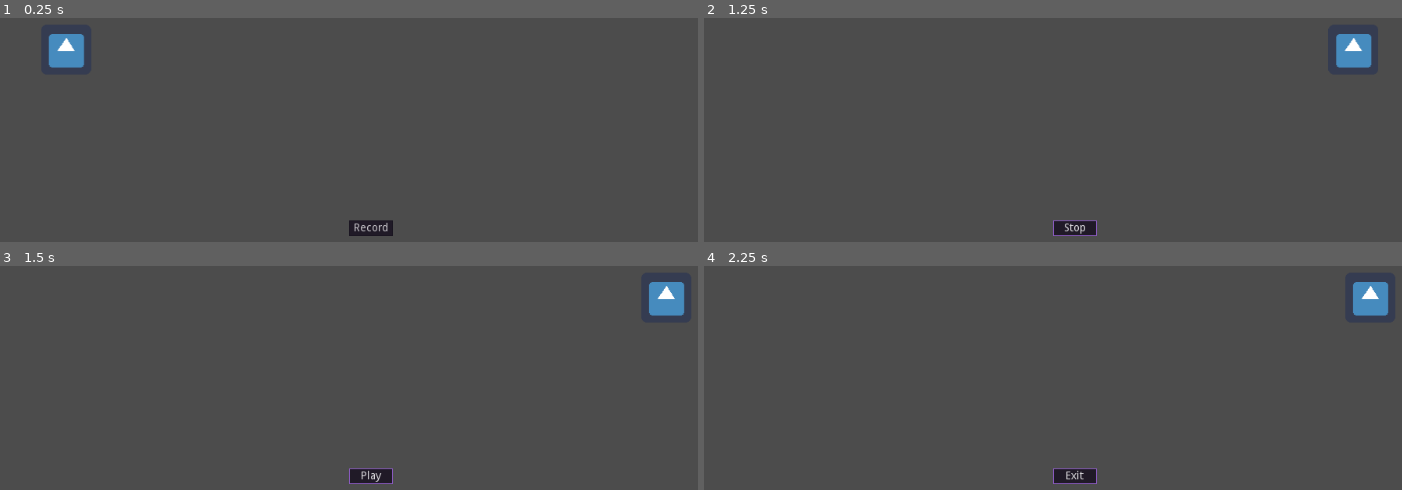
Above: before the commit, frames 1-4 (two rows, left to right).
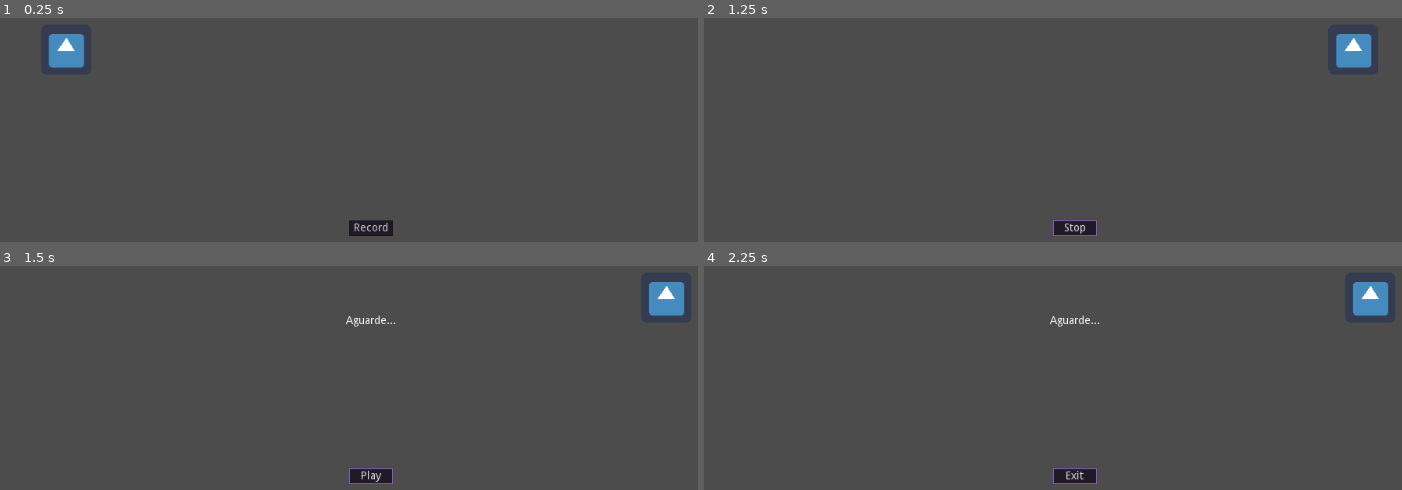
Above: after the commit, the same moments.

Repository: GersonFeDutra/godot-screen-recorder
Game: Godot game, scene res://demo/src/Demo.tscn
Two runs of this game, one before a commit and one after it. Both use one fixed random seed, a clock stepped at 60 frames per second and the inputs below. The engine's default icon, where the game draws it, is replaced by a stand-in: a white triangle on a blue panel in a dark square.
Inputs:
- Up to frame 1 (0.25 s): no input
- Up to frame 2 (1.25 s): click "Record" at 0.5 s
- Up to frame 3 (1.5 s): click "Stop" at 1.25 s
- Up to frame 4 (2.25 s): click "Play" at 2 s

Frames 1-2 are identical in both runs. In frame 3, 0.1% of the frame differs, in the area x 49-57%, y 21-28%; in frame 4, 0.1%.

Commit message:
Moves Recorder code to its own node

Diff:
--- a/demo/src/Demo.gd
+++ b/demo/src/Demo.gd
@@ -1,7 +1,4 @@
 extends Node
-
-## Project based in Godot video rendering demo https://github.com/Calinou/godot-video-rendering-demo
-## See `LICENSE.md` included in the source distribution for details.
 
 enum State {
 	WAIT,
@@ -9,112 +6,38 @@
 	STOP,
 	PLAY,
 }
-const RENDER_DIR: String = "render"
-const FRAMES_DIR: String = "%s/frames" % RENDER_DIR
 
 var state: int = State.WAIT
-var renders: int = 0
-var first_frame: int = 0
-var current_folder: String
 onready var button: Button = $Button
+onready var screen_recorder: ScreenRecorder = $ScreenRecorder
+onready var wait_label: Label = $WaitLabel
+onready var video_player: VideoPlayer = $CanvasLayer/VideoPlayer
 
-####
-
-# Copyright © 2019 Hugo Locurcio and contributors - MIT License
-# Modified by GersonFeDutra © 2021.
-
-func _ready() -> void:
-	set_process(false)
-	get_viewport().msaa = Viewport.MSAA_2X
-
-	var directory: = Directory.new()
-	var path: String = "user://%s" % RENDER_DIR
-
-	if not directory.dir_exists(path) and directory.make_dir(path) != OK:
-		push_error("Wouldn't able to create render folder.")
-		get_tree().quit(ERR_CANT_CREATE)
-
-
-func _process(_delta: float) -> void:
-
-	print(
-			"Rendering frame {frame}...".format({
-				frame = Engine.get_frames_drawn(),
-			})
-	)
-	get_viewport().set_clear_mode(Viewport.CLEAR_MODE_ONLY_NEXT_FRAME)
-
-	var image := get_viewport().get_texture().get_data()
-
-	if image.generate_mipmaps() != OK:
-		push_warning("Woldn't able to generate mipmaps")
-
-	# The viewport must be flipped to match the rendered window
-	image.flip_y()
-
-	if image.save_png("%s/%d.png" % [current_folder, Engine.get_frames_drawn()]) != OK:
-		push_warning("Woldn't able to save frame %d." % Engine.get_frames_drawn())
-
-####
 
 func _on_Button_pressed() -> void:
 
 	match state:
 		State.WAIT:
-			var directory := Directory.new()
-			var path: String = "user://%s" % FRAMES_DIR
-
 			state = State.RECORD
 			button.text = "Stop"
-			current_folder = "%s%d" % [path, renders]
-
-			while directory.dir_exists(current_folder):
-				renders += 1
-				current_folder = "%s%d" % [path, renders]
-
-			if directory.make_dir(current_folder) != OK:
-				push_error("Wouldn't able to create frames folder.")
-				get_tree().quit(ERR_CANT_CREATE)
-
-			first_frame = Engine.get_frames_drawn()
-
-			if first_frame == 0:
-				# If, for some reason, we start recording from start, we skip the first frame that
-				# is always empty.
-				yield(get_tree() ,"idle_frame")
-
-			if not OS.has_feature("standalone"):
-				push_warning("FPS may be wrong on export, be sure to export and run the project " +
-						"with the `--fixed-fps 60` flag.")
-
-			set_process(true)
+			screen_recorder.start()
 		State.RECORD:
-			var wait_label: Label = $WaitLabel
-			set_process(false)
 			state = State.STOP
 			$Sprite.queue_free()
 			wait_label.show()
-			yield(get_tree(), "idle_frame")
-
-			if OS.is_debug_build():
-				var user_dir: String = OS.get_user_data_dir()
-				var exit_code: int = OS.execute("ffmpeg", PoolStringArray(["-start_number",
-						str(first_frame), "-r", "60", "-f", "image2", "-s", "2560x1440", "-i",
-						"{frames_dir}/%d.png".format({
-								frames_dir = user_dir + "/" + FRAMES_DIR + str(renders)
-							}), "-vcodec", "libx264", "-crf", "15",
-						"{output_dir}/video{renders}.mp4".format({
-								output_dir = user_dir + "/" + RENDER_DIR,
-								renders = renders,
-							})]))
-
-				if exit_code != OK:
-					push_error("Woldn't able to complete the rendering")
-
-			wait_label.hide()
-			button.text = "Play"
+			screen_recorder.stop()
 		State.STOP:
 			state = State.PLAY
 			button.text = "Exit"
+			video_player.play()
 		State.PLAY:
 			get_tree().quit()
+
+
+func _on_ScreenRecorder_process_completed(output_path: String) -> void:
+	var stream := VideoStreamTheora.new()
+
+	wait_label.hide()
+	button.text = "Play"
+	stream.set_file(output_path)
+	video_player.stream = stream
--- a/demo/src/Demo.tscn
+++ b/demo/src/Demo.tscn
@@ -1,7 +1,8 @@
-[gd_scene load_steps=10 format=2]
+[gd_scene load_steps=11 format=2]
 
 [ext_resource path="res://icon.png" type="Texture" id=1]
 [ext_resource path="res://demo/src/Demo.gd" type="Script" id=2]
+[ext_resource path="res://src/lib/ScreenRecorder.gd" type="Script" id=3]
 
 [sub_resource type="Animation" id=1]
 resource_name = "loop"
@@ -101,8 +102,15 @@
 layer = -1
 
 [node name="VideoPlayer" type="VideoPlayer" parent="CanvasLayer"]
-margin_right = 40.0
-margin_bottom = 40.0
+anchor_left = 0.5
+anchor_top = 0.5
+anchor_right = 0.5
+anchor_bottom = 0.5
+margin_left = -320.0
+margin_top = -180.0
+margin_right = 320.0
+margin_bottom = 180.0
+rect_min_size = Vector2( 640, 360 )
 __meta__ = {
 "_edit_use_anchors_": false
 }
@@ -145,4 +153,8 @@
 "_edit_use_anchors_": false
 }
 
+[node name="ScreenRecorder" type="Node" parent="."]
+script = ExtResource( 3 )
+
 [connection signal="pressed" from="Button" to="." method="_on_Button_pressed"]
+[connection signal="process_completed" from="ScreenRecorder" to="." method="_on_ScreenRecorder_process_completed"]
--- a/project.godot
+++ b/project.godot
@@ -8,8 +8,14 @@
 
 config_version=4
 
-_global_script_classes=[  ]
+_global_script_classes=[ {
+"base": "Node",
+"class": "ScreenRecorder",
+"language": "GDScript",
+"path": "res://src/lib/ScreenRecorder.gd"
+} ]
 _global_script_class_icons={
+"ScreenRecorder": ""
 }
 
 [application]
--- /dev/null
+++ b/src/lib/ScreenRecorder.gd
@@ -0,0 +1,125 @@
+extends Node
+class_name ScreenRecorder
+
+## Project based in Godot video rendering demo https://github.com/Calinou/godot-video-rendering-demo
+## See `LICENSE.md` included in the source distribution for details.
+
+signal process_completed(output_path)
+
+enum Formats {
+	H264, # Needs a GdNative plugin to be played in Godot.
+	OGV, # Default
+}
+
+const RENDER_DIR: String = "render"
+const FRAMES_DIR: String = "%s/frames" % RENDER_DIR
+
+var renders: int = 0
+var first_frame: int = 0
+var current_folder: String
+
+####
+
+# Copyright © 2019 Hugo Locurcio and contributors - MIT License
+# Modified by GersonFeDutra © 2021.
+
+func _ready() -> void:
+	set_process(false)
+	get_viewport().msaa = Viewport.MSAA_2X
+
+	var directory: = Directory.new()
+	var path: String = "user://%s" % RENDER_DIR
+
+	if not directory.dir_exists(path) and directory.make_dir(path) != OK:
+		push_error("Wouldn't able to create render folder.")
+		get_tree().quit(ERR_CANT_CREATE)
+
+
+func _process(_delta: float) -> void:
+
+	print(
+			"Rendering frame {frame}...".format({
+				frame = Engine.get_frames_drawn(),
+			})
+	)
+	get_viewport().set_clear_mode(Viewport.CLEAR_MODE_ONLY_NEXT_FRAME)
+
+	var image := get_viewport().get_texture().get_data()
+
+	if image.generate_mipmaps() != OK:
+		push_warning("Woldn't able to generate mipmaps")
+
+	# The viewport must be flipped to match the rendered window
+	image.flip_y()
+
+	if image.save_png("%s/%d.png" % [current_folder, Engine.get_frames_drawn()]) != OK:
+		push_warning("Woldn't able to save frame %d." % Engine.get_frames_drawn())
+
+####
+
+
+func start() -> void:
+	var directory := Directory.new()
+	var path: String = "user://%s" % FRAMES_DIR
+
+	current_folder = "%s%d" % [path, renders]
+
+	while directory.dir_exists(current_folder):
+		renders += 1
+		current_folder = "%s%d" % [path, renders]
+
+	if directory.make_dir(current_folder) != OK:
+		push_error("Wouldn't able to create frames folder.")
+		get_tree().quit(ERR_CANT_CREATE)
+
+	first_frame = Engine.get_frames_drawn()
+
+	if first_frame == 0:
+		# If, for some reason, we start recording from start, we skip the first frame that
+		# is always empty.
+		yield(get_tree() ,"idle_frame")
+
+	if not OS.has_feature("standalone"):
+		push_warning("FPS may be wrong on export, be sure to export and run the project " +
+				"with the `--fixed-fps 60` flag.")
+
+	set_process(true)
+
+
+func stop(format: int = Formats.OGV) -> void:
+	set_process(false)
+	yield(get_tree(), "idle_frame")
+	yield(get_tree(), "idle_frame")
+	# Allows displaying eventual messages to the user while processing.
+
+	if OS.is_debug_build():
+		var exit_code: int
+		var user_dir: String = OS.get_user_data_dir()
+		var output_path: String = "{output_dir}/video{renders}".format({
+				output_dir = user_dir + "/" + RENDER_DIR,
+				renders = renders,
+			})
+
+		match format:
+			Formats.H264:
+				output_path += ".mp4"
+				exit_code = OS.execute("ffmpeg", PoolStringArray(["-start_number",
+						str(first_frame), "-r", "60", "-f", "image2", "-s", "2560x1440", "-i",
+						"{frames_dir}/%d.png".format({
+								frames_dir = user_dir + "/" + FRAMES_DIR + str(renders)}),
+						"-vcodec", "libx264", "-crf", "15", output_path
+					]))
+
+			Formats.OGV:
+				output_path += ".ogv"
+				exit_code = OS.execute("ffmpeg", PoolStringArray(["-start_number",
+						str(first_frame), "-r", "60", "-f", "image2", "-s", "2560x1440", "-i",
+						"{frames_dir}/%d.png".format({
+							frames_dir = user_dir + "/" + FRAMES_DIR + str(renders)}),
+						"-codec:a", "libtheora", "-qscale:v", "6" , "-crf", "15", output_path
+					]))
+
+		if exit_code != OK:
+			push_error("Woldn't able to complete the rendering")
+
+		emit_signal("process_completed", output_path)
